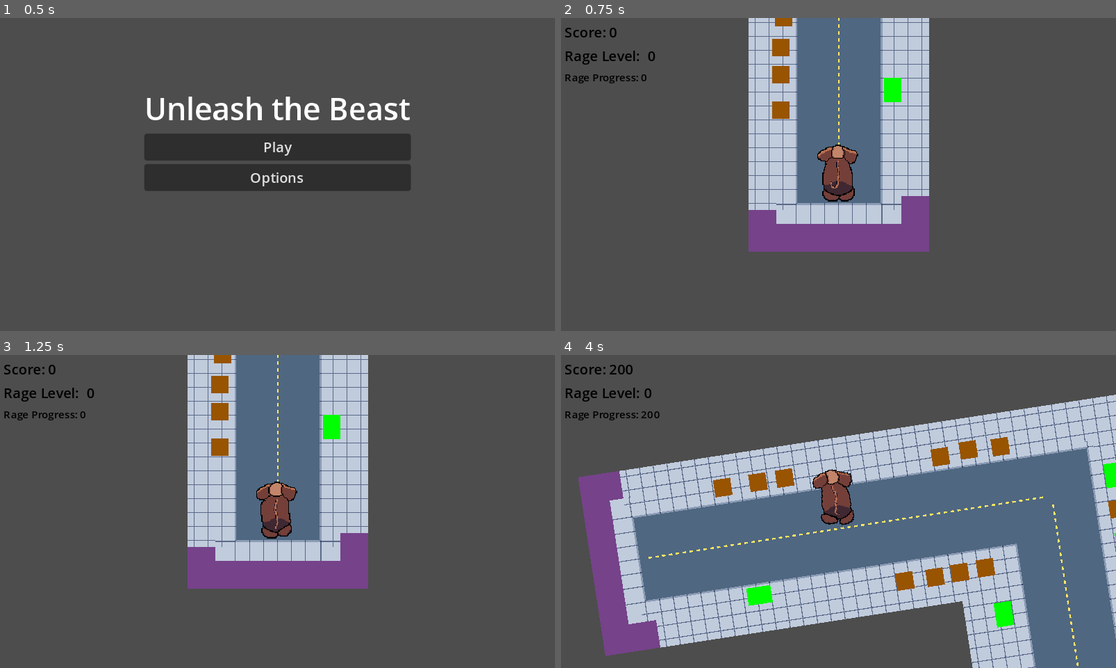
Above: before the commit, frames 1-4 (two rows, left to right).
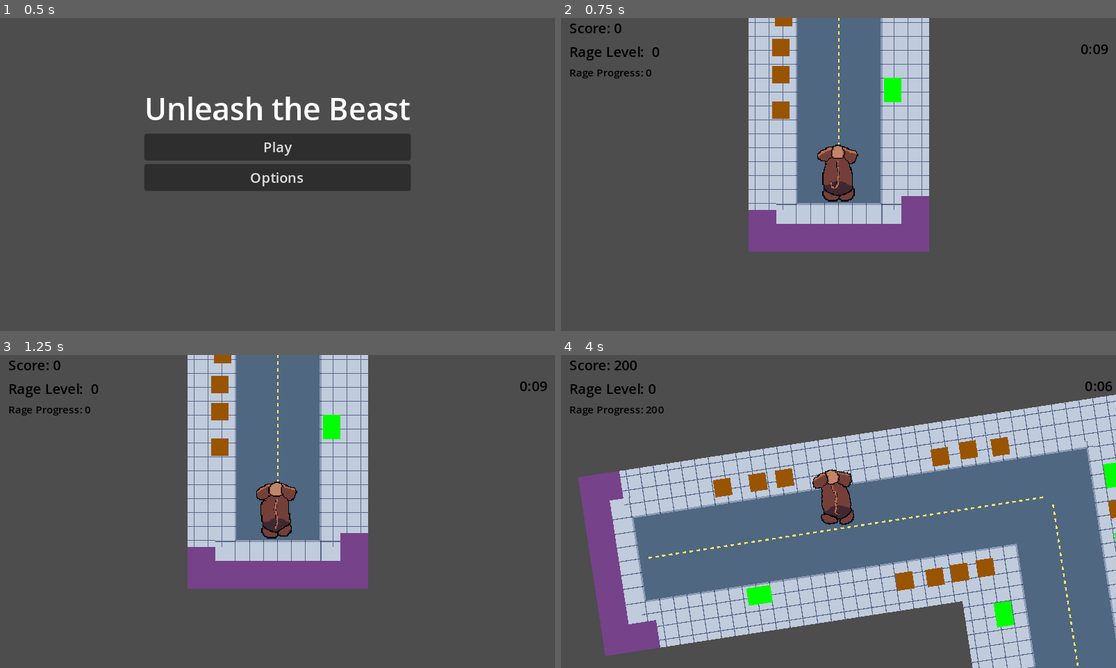
Above: after the commit, the same moments.

Repository: lukeledvina/UnleashTheBeast
Game: Godot game, scene res://MainMenu/main_menu.tscn
The game is run twice, just before and just after one commit, with the same random seed, the same clock (stepped at 60 frames per second) and the same inputs.
Inputs:
- Up to frame 1 (0.5 s): no input
- Up to frame 2 (0.75 s): click "Play" at 0.5 s
- Up to frame 3 (1.25 s): no input
- Up to frame 4 (4 s): hold Space (drift) 1.28-2.03 s; hold W (up) 1.28-2.78 s; tap Space (drift) at 2.1, 3.6 s; hold Space (drift) 2.78-3.53 s; hold A (left) from 2.78 s (still down)

Frame 1 is identical in both runs. In frame 2, 0.8% of the frame differs, in the area x 0-99%, y 1-21%; in frame 3, 0.8%; in frame 4, 0.9%, in the area x 0-100%, y 1-21%.

Commit message:
Add functional game loop with end game screen

Diff:
--- a/Game/fail_state_manager.gd
+++ b/Game/fail_state_manager.gd
@@ -1,10 +1,14 @@
 extends Node2D
 
-var game_over_screen: PackedScene = preload("res://Game/game_over_screen.tscn")
+@onready var game_over_screen = $"../UI/GameOverScreen"
 
 func _ready():
 	$LoseTimer.start()
 
 
 func _on_lose_timer_timeout():
-	get_tree().change_scene_to_packed(game_over_screen)
+	game_over_screen.final_score = $"../ScoreManager".total_score
+	game_over_screen.update_labels()
+	$"../UI/Control".visible = false
+	$"../Player".can_control = false
+	game_over_screen.visible = true
--- a/Game/game.gd
+++ b/Game/game.gd
@@ -5,6 +5,7 @@
 @onready var player = $Player
 var total_score: int = 0
 @onready var breakables = $Level/BreakableContainer.get_children()
+@onready var game_over_screen = $UI/GameOverScreen
 
 @onready var combo_manager = $ComboManager
 
@@ -22,6 +23,7 @@
 	ui.update_score_label(score_manager.total_score)
 	ui.update_combo_labels(combo_manager.combo_progress, combo_manager.combo_level)
 	player.change_speed()
+	game_over_screen.total_objects_destroyed += 1
 
 func _on_combo_timeout():
 	ui.update_combo_labels(combo_manager.combo_progress, combo_manager.combo_level)
--- a/Game/game.tscn
+++ b/Game/game.tscn
@@ -1,7 +1,8 @@
-[gd_scene load_steps=15 format=4 uid="uid://un11lho26yb0"]
+[gd_scene load_steps=16 format=4 uid="uid://un11lho26yb0"]
 
 [ext_resource type="Script" path="res://Game/game.gd" id="1_q2x0k"]
 [ext_resource type="PackedScene" uid="uid://bdspyp38526mk" path="res://Player/player.tscn" id="1_usffs"]
+[ext_resource type="PackedScene" uid="uid://cu8l5k2s5av6u" path="res://Game/game_over_screen.tscn" id="2_0vuf3"]
 [ext_resource type="Script" path="res://Game/ui.gd" id="2_nxfvy"]
 [ext_resource type="Texture2D" uid="uid://ksvo7yqpker5" path="res://ground-boundaries.png" id="2_tpc2b"]
 [ext_resource type="Theme" uid="uid://b8irtq06na5ky" path="res://Game/game.tres" id="3_23llm"]
@@ -58,34 +59,55 @@
 [node name="UI" type="CanvasLayer" parent="."]
 script = ExtResource("2_nxfvy")
 
+[node name="GameOverScreen" parent="UI" instance=ExtResource("2_0vuf3")]
+visible = false
+
 [node name="Control" type="Control" parent="UI"]
 layout_mode = 3
-anchors_preset = 0
+anchors_preset = 15
+anchor_right = 1.0
+anchor_bottom = 1.0
+grow_horizontal = 2
+grow_vertical = 2
+size_flags_horizontal = 4
+size_flags_vertical = 0
+
+[node name="MarginContainer" type="MarginContainer" parent="UI/Control"]
+layout_mode = 0
 offset_right = 40.0
 offset_bottom = 40.0
-
-[node name="VBoxContainer" type="VBoxContainer" parent="UI/Control"]
-layout_mode = 1
-anchors_preset = -1
-offset_left = 5.0
-offset_top = 5.0
-
-[node name="ScoreLabel" type="Label" parent="UI/Control/VBoxContainer"]
+theme_override_constants/margin_left = 10
+
+[node name="HBoxContainer" type="HBoxContainer" parent="UI/Control/MarginContainer"]
+layout_mode = 2
+theme_override_constants/separation = 485
+
+[node name="VBoxContainer" type="VBoxContainer" parent="UI/Control/MarginContainer/HBoxContainer"]
+layout_mode = 2
+
+[node name="ScoreLabel" type="Label" parent="UI/Control/MarginContainer/HBoxContainer/VBoxContainer"]
 layout_mode = 2
 theme = ExtResource("3_23llm")
 text = "Score: 0"
 
-[node name="ComboLevelLabel" type="Label" parent="UI/Control/VBoxContainer"]
+[node name="ComboLevelLabel" type="Label" parent="UI/Control/MarginContainer/HBoxContainer/VBoxContainer"]
 layout_mode = 2
 theme = ExtResource("3_23llm")
 text = "Rage Level:  0"
 
-[node name="ComboProgressLabel" type="Label" parent="UI/Control/VBoxContainer"]
+[node name="ComboProgressLabel" type="Label" parent="UI/Control/MarginContainer/HBoxContainer/VBoxContainer"]
 layout_mode = 2
 theme = ExtResource("3_23llm")
 theme_override_font_sizes/font_size = 12
 text = "Rage Progress: 0"
 
+[node name="TimeRemainingLabel" type="Label" parent="UI/Control/MarginContainer/HBoxContainer"]
+layout_mode = 2
+size_flags_horizontal = 8
+theme_override_colors/font_color = Color(0, 0, 0, 1)
+text = "0:00"
+horizontal_alignment = 3
+
 [node name="Level" type="Node2D" parent="."]
 
 [node name="GroundAndBoundaries" type="TileMapLayer" parent="Level"]
@@ -180,7 +202,7 @@
 script = ExtResource("11_xk6pb")
 
 [node name="LoseTimer" type="Timer" parent="FailStateManager"]
-wait_time = 60.0
+wait_time = 10.0
 one_shot = true
 
 [connection signal="timeout" from="ComboManager/ComboTimeoutTimer" to="ComboManager" method="_on_combo_timeout_timer_timeout"]
--- a/Game/game_over_screen.gd
+++ b/Game/game_over_screen.gd
@@ -1,12 +1,17 @@
 extends Control
 
-var main_menu_scene: PackedScene = preload("res://MainMenu/main_menu.tscn")
+
+var final_score: int = 0
+var total_objects_destroyed: int = 0
+
 
 func update_labels():
-	pass
+	$VBoxContainer/ScoreLabel.text = "Final Score: " + str(final_score)
+	$VBoxContainer/DestroyedLabel.text = "Objects Destroyed: " + str(total_objects_destroyed)
 
 func _on_play_again_button_pressed():
-	get_tree().change_scene_to_packed(main_menu_scene)
+	print("hello")
+	get_tree().change_scene_to_file("res://MainMenu/main_menu.tscn")
 
 func _on_quit_button_pressed():
 	get_tree().quit()
--- a/Game/ui.gd
+++ b/Game/ui.gd
@@ -1,8 +1,10 @@
 extends CanvasLayer
 
-@onready var score_label = $Control/VBoxContainer/ScoreLabel
-@onready var combo_level_label = $Control/VBoxContainer/ComboLevelLabel
-@onready var combo_progress_label = $Control/VBoxContainer/ComboProgressLabel
+@onready var score_label = $Control/MarginContainer/HBoxContainer/VBoxContainer/ScoreLabel
+@onready var combo_level_label = $Control/MarginContainer/HBoxContainer/VBoxContainer/ComboLevelLabel
+@onready var combo_progress_label = $Control/MarginContainer/HBoxContainer/VBoxContainer/ComboProgressLabel
+@onready var time_remaining_label: Label = $Control/MarginContainer/HBoxContainer/TimeRemainingLabel
+@onready var lose_timer: Timer = $"../FailStateManager/LoseTimer"
 
 func update_score_label(score):
 	score_label.text = "Score: " + str(score)
@@ -10,3 +12,6 @@
 func update_combo_labels(combo_progress, combo_level):
 	combo_level_label.text = "Rage Level: " + str(combo_level)
 	combo_progress_label.text = "Rage Progress: " + str(combo_progress)
+
+func _process(delta):
+	time_remaining_label.text = "%d:%02d" % [floor(lose_timer.time_left / 60), int(lose_timer.time_left) % 60]
--- a/Player/player.gd
+++ b/Player/player.gd
@@ -4,6 +4,7 @@
 @onready var sprite: Sprite2D = $Sprite2D
 @onready var animation_player = $AnimationPlayer
 
+var can_control: bool = true
 
 var speed: int = 150
 var acceleration: float = 0.1
@@ -16,31 +17,32 @@
 
 
 func _physics_process(_delta) -> void:
-	var input_direction = Input.get_vector("left", "right", "up", "down")
-	#velocity = input_direction.rotated(deg_to_rad(rotation_degrees)) * max_speed
-	if Input.is_action_pressed("drift"):
-		input_direction.y = 0
-		drift(input_direction.x)
-		animation_player.play("jump")
-	elif input_direction.x != 0:
-		animation_player.play("walk")
-		drifting = false
-		if input_direction.y == 0:
-			input_direction.y = -1
-		rotation_degrees += turn_speed * input_direction.x
-		input_direction = input_direction.normalized()
-		velocity = velocity.lerp(input_direction.rotated(deg_to_rad(rotation_degrees)) * speed, acceleration)
-	elif input_direction.y != 0:
-		drifting = false
-		animation_player.play("walk")
-		velocity = velocity.lerp(input_direction.rotated(deg_to_rad(rotation_degrees)) * speed, acceleration)
-	else:
-		drifting = false
-		animation_player.play("walk")
-		velocity = velocity.lerp(Vector2.ZERO, friction)
+	if can_control:
+		var input_direction = Input.get_vector("left", "right", "up", "down")
+		#velocity = input_direction.rotated(deg_to_rad(rotation_degrees)) * max_speed
+		if Input.is_action_pressed("drift"):
+			input_direction.y = 0
+			drift(input_direction.x)
+			animation_player.play("jump")
+		elif input_direction.x != 0:
+			animation_player.play("walk")
+			drifting = false
+			if input_direction.y == 0:
+				input_direction.y = -1
+			rotation_degrees += turn_speed * input_direction.x
+			input_direction = input_direction.normalized()
+			velocity = velocity.lerp(input_direction.rotated(deg_to_rad(rotation_degrees)) * speed, acceleration)
+		elif input_direction.y != 0:
+			drifting = false
+			animation_player.play("walk")
+			velocity = velocity.lerp(input_direction.rotated(deg_to_rad(rotation_degrees)) * speed, acceleration)
+		else:
+			drifting = false
+			animation_player.play("walk")
+			velocity = velocity.lerp(Vector2.ZERO, friction)
 
-	if drifting:
-		animation_player.stop()
+		if drifting:
+			animation_player.stop()
 
 	move_and_slide()
 
Not shown, changed: TODO.txt
